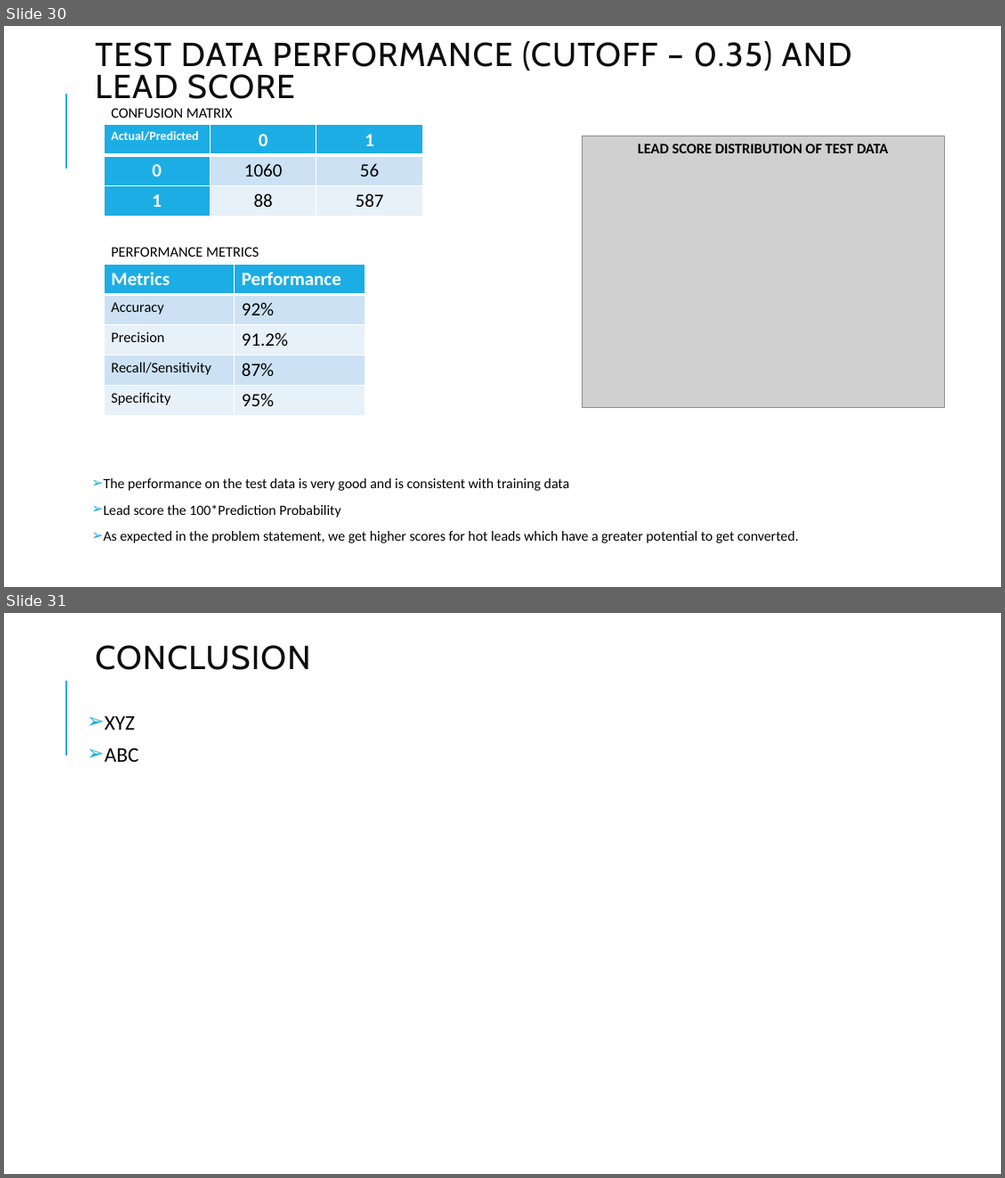
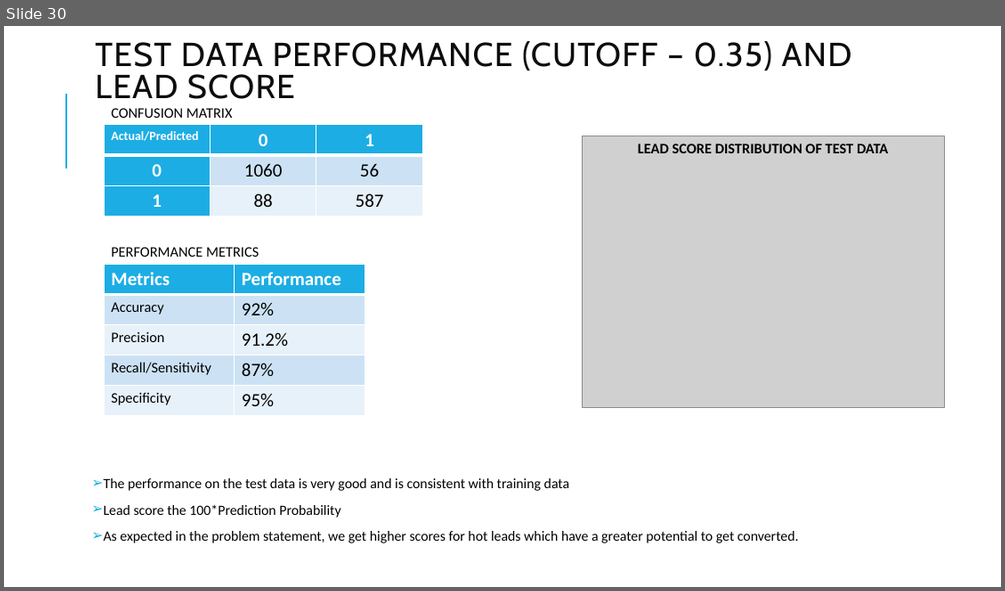
Before and after one commit to zaskap/upgrad_lead_scoring_assignment, a slide deck: Lead Scoring Assignment.pptx. Shown one above the other, each under a label of ours: slides 30 and 31 before the commit, slide 30 after it. The pictures are 1005x1178 and 1005x591 pixels, drawn with LibreOffice and Linux fonts; fonts in the diff are those of the drawing; grey boxes stand for pictures. Boxes give left, top, right and bottom in pixels: in the first picture for what was removed or moved away, otherwise in the second. Text is boxed around its words. In the diff, an @@ line names an element or a change of style, - is before the commit and + after.

Commit message:
Added Conclusions on the ppt and created a PDF version of the same

```diff
--- a/Lead Scoring Assignment.pptx
+++ b/Lead Scoring Assignment.pptx
@@ slide 31 removed at (4,613,1001,1174), background #FFFFFF; not listed: 1 template element that a slide beside it also shows @@
@@ text removed at (95,645,310,670) @@
-CONCLUSION
@@ text removed at (105,716,139,762) @@
-➢ XYZ
-➢ ABC
```
Also in this commit, not shown: 1 slide added, 1 other file.
